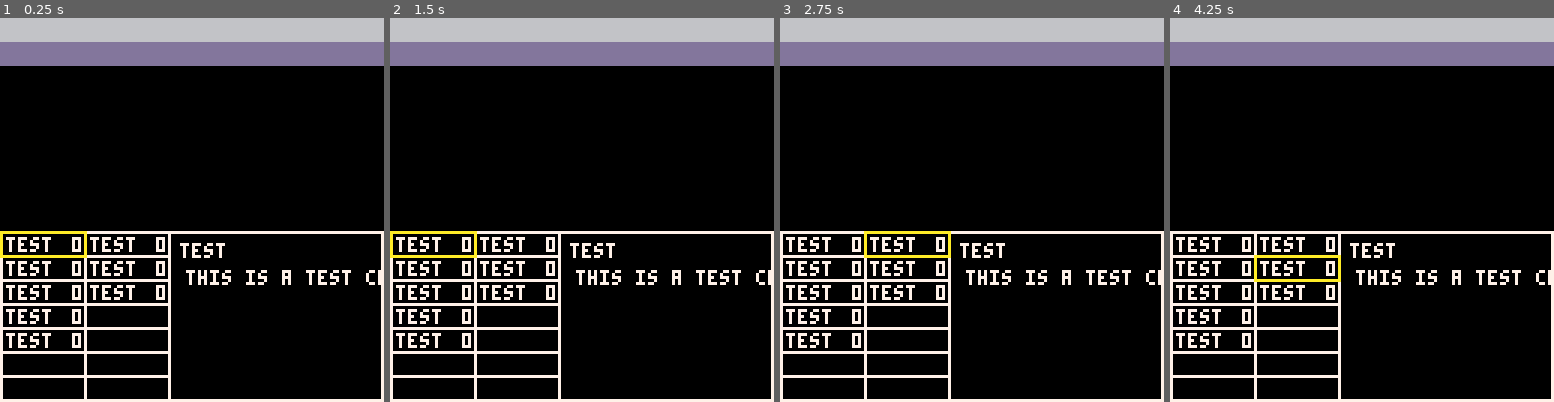
Above: before the commit, frames 1-4 (left to right).
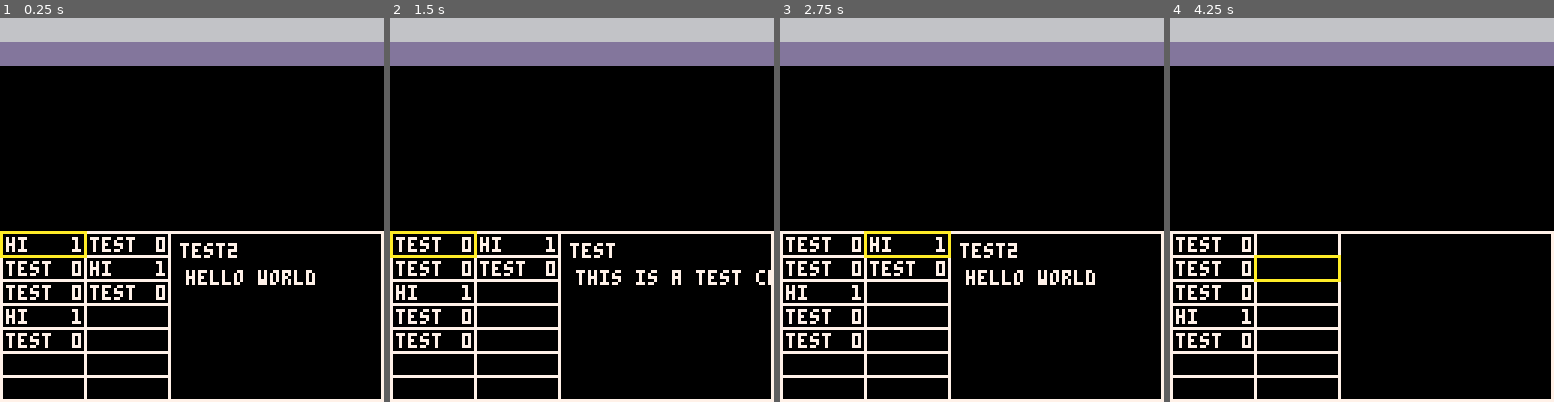
Above: after the commit, the same moments.

Repository: tm44rest/p8-cardgame
Game: PICO-8 cartridge cardgame.p8
Same seed, same stepped clock (60 frames per second), same inputs: the game is played once before the commit and once after it.
Inputs:
- Up to frame 1 (0.25 s): no input
- Up to frame 2 (1.5 s): tap X (X key) at 0.33, 1.07 s; tap O (Z key) at 0.7 s
- Up to frame 3 (2.75 s): hold Right 1.6-2.1 s; tap O (Z key) at 1.7, 2.1, 2.5 s; tap X (X key) at 1.85 s; hold Up 2.15-2.42 s; hold Right from 2.47 s (still down)
- Up to frame 4 (4.25 s): tap O (Z key) every 0.4 s from 2.9 to 4.1 s; tap X (X key) at 2.97, 4.08 s; release Right at 3.03 s; hold Left 3.08-3.58 s; hold Down 3.63-3.97 s; hold Right from 4.02 s (still down)

The runs differ from the first frame. In frame 1, 1.6% of the frame differs, in the area x 1-100%, y 57-80%; in frame 2, 0.8%; in frame 3, 1.6%; in frame 4, 2.0%.

Commit message:
playing cards removes them

Diff:
--- a/buttons.lua
+++ b/buttons.lua
@@ -3,9 +3,9 @@
 button = {}
 function button:press(inp)
   if inp == 4 then
-    if self.circle_effect then self:circle_effect() end
+    self:circle_effect()
   elseif inp == 5 then
-    if self.cross_effect then self:cross_effect() end
+    self:cross_effect()
   end
 end
 function button:move(btn)
@@ -25,7 +25,7 @@
   btn = {
     __index = button,
     draw = draw,
-    circle_effect = cricle_effect or function () end,
+    circle_effect = circle_effect or function () end,
     cross_effect = cross_effect or function () end
   }
   setmetatable(btn,btn)
@@ -52,11 +52,11 @@
       if i < 5 then
         local c = hand[i+1]
         if c then
-          c:effect()
+          play_card(c)
         end
       end
     end
-    local b = create_button(f,function () end, e)
+    local b = create_button(f,e)
     b.effect = function ()
 
     end
@@ -82,7 +82,7 @@
         end
       end
     end
-    local b = create_button(f,function () end, e)
+    local b = create_button(f,e)
     add(menu, b)
   end
   for i=1,7 do
--- a/cards.lua
+++ b/cards.lua
@@ -29,21 +29,25 @@
   return crd
 end
 
-meme = 2
-
 function create_card(card)
+  card_id += 1
   local crd = {
     __index = card,
-    x = 2,
-    y = 3
+    id = card_id
   }
   setmetatable(crd, crd)
   add(cards, crd)
   return crd
 end
 
--- test card
-test = new_cardtype(0, 1)
+function play_card(card)
+  card:effect()
+  -- if card is played from hand, discard it
+  if del(hand,card) then add(discard,card) end
+end
+
+-- test cards
+test = new_cardtype(0,1)
 test.name = "test"
 test.abbreviation = "test"
 test.description = "this is a test card"
@@ -51,3 +55,12 @@
 function test:effect()
   sfx(0)
 end
+
+test2 = new_cardtype(2,0)
+test2.name = "test2"
+test2.abbreviation = "hi"
+test2.description = "hello world"
+test2.cost = 1
+function test2:effect()
+  sfx(1)
+end
--- a/controllers.lua
+++ b/controllers.lua
@@ -25,8 +25,14 @@
 
   -- testing features of the hand
   hand = {}
+  discard = {}
+  card_id = 0
   for i=0,7 do
-    add(hand,create_card(test))
+    if i % 3 == 0 then
+      add(hand,create_card(test2))
+    else
+      add(hand,create_card(test))
+    end
   end
 end
 function combat:update()
Not shown, changed: the sound effects (__sfx__) section of cardgame.p8
